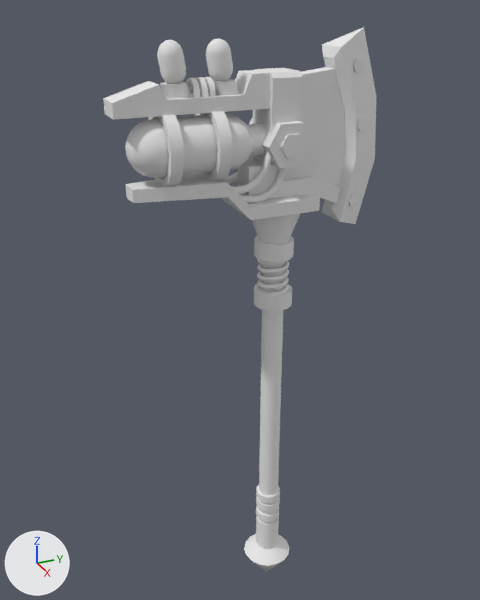
Two versions of the OBJ model RealEngine/assets/models/axe.obj, one commit apart.
Rendered twice from a 50 mm camera at (0.989, -0.508, 0.633) aimed at (-0.049, -0.041, 0.114). The lights are fixed; the arrows at lower left show +X, +Y and +Z. Where no turn or scale is listed for an object, it has been applied to the vertices. Vertices at the same position are counted once.
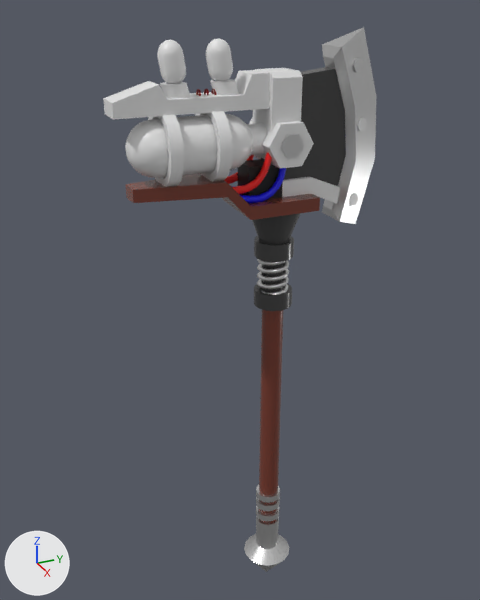
The newer file is also rescaled (x3.313), turned or shifted as a whole; pictures and numbers use the older file's frame.

Location of each change, (x1, y1, x2, y2) in pixels of the pictures (480 x 600 px):
'Куб_Куб.001', surface changed: (322, 27, 376, 224) in both
'Куб.002_Куб.003', recoloured (white to black): (261, 67, 346, 186) in both
'Цилиндр', recoloured: (259, 310, 283, 523) in both
'Куб.005_Куб.006', recoloured: (126, 174, 320, 220) in both
'Цилиндр.001', surface changed: (244, 516, 289, 572) in both
'Цилиндр.027', recoloured (white to black): (252, 213, 300, 292) in both
'Куб.008_Куб.009', recoloured (white to black): (238, 159, 283, 199) in both
'Цилиндр.006', recoloured (white to black): (254, 236, 294, 262) in both
'Цилиндр.005', recoloured (white to black): (254, 284, 292, 311) in both
'Окружность', surface changed: (257, 259, 289, 295) in both
'Цилиндр.004', surface changed: (256, 485, 280, 521) in both
'Цилиндр.017', surface changed: (281, 134, 304, 158) in both
'Цилиндр.023', recoloured, surface changed (white to blue): (240, 168, 286, 203) in both
'Цилиндр.022', recoloured (white to red): (232, 152, 272, 194) in both
'Цилиндр.011_Цилиндр.009', recoloured, surface changed, mesh rescaled: before (186, 78, 200, 98); after (196, 89, 201, 96)
'Цилиндр.016', recoloured, surface changed, mesh rescaled: before (200, 77, 216, 97); after (212, 88, 216, 95)
'Цилиндр.015_Цилиндр.012', recoloured, surface changed, mesh rescaled: before (193, 77, 208, 97); after (204, 89, 209, 95)
'Цилиндр.018', surface changed: (353, 58, 364, 72) in both
'Цилиндр.024', recoloured: (224, 155, 254, 184) in both
'Цилиндр.020', surface changed: (349, 193, 358, 206) in both

Patch to the scene script:
```diff
--- a/RealEngine/assets/models/axe.obj.py
+++ b/RealEngine/assets/models/axe.obj.py
@@ mat_материал_003 @@
 mat_материал_003 = principled_material('Материал.003')
-mat_материал_003.base_color = (0.8, 0.8, 0.8)  # white #e7e7e7
+mat_материал_003.base_color = (0.0551, 0.0551, 0.0551)  # black #424242
 mat_материал_003.roughness = 1.0
@@ mat_материал_001 @@
 mat_материал_001 = principled_material('Материал.001')
-mat_материал_001.base_color = (0.8, 0.8, 0.8)  # white #e7e7e7
+mat_материал_001.base_color = (0.188, 0.043, 0.0264)  # dark red #783a2d
 mat_материал_001.roughness = 1.0
@@ mat_материал_009 @@
 mat_материал_009 = principled_material('Материал.009')
-mat_материал_009.base_color = (0.8, 0.8, 0.8)  # white #e7e7e7
+mat_материал_009.base_color = (0.0, 0.0, 0.0)  # black #000000
 mat_материал_009.roughness = 1.0
@@ mat_материал_004 @@
 mat_материал_004.base_color = (0.8, 0.8, 0.8)  # white #e7e7e7
-mat_материал_004.roughness = 1.0
+mat_материал_004.roughness = 0.28
+mat_материал_004.metallic = 1.0
@@ mat_материал_006 @@
 mat_материал_006 = principled_material('Материал.006')
-mat_материал_006.base_color = (0.8, 0.8, 0.8)  # white #e7e7e7
+mat_материал_006.base_color = (0.222, 0.00405, 0.00405)  # red #820d0d
 mat_материал_006.roughness = 1.0
+mat_материал_006.metallic = 1.0
@@ mat_материал_007 @@
 mat_материал_007 = principled_material('Материал.007')
-mat_материал_007.base_color = (0.8, 0.8, 0.8)  # white #e7e7e7
+mat_материал_007.base_color = (0.8, 0.00138, 0.0)  # red #e70500
 mat_материал_007.roughness = 1.0
@@ mat_материал_008 @@
 mat_материал_008 = principled_material('Материал.008')
-mat_материал_008.base_color = (0.8, 0.8, 0.8)  # white #e7e7e7
-mat_материал_008.roughness = 1.0
+mat_материал_008.base_color = (0.00116, 0.0, 0.8)  # blue #0400e7
+mat_материал_008.roughness = 0.526
@@ me_цилиндр_011_цилиндр_009 @@
 me_цилиндр_011_цилиндр_009.from_pydata(...)  # 44 vertices, 42 faces; spans x -0.0213..0.0213, y -0.1465..-0.1377, z 0.4881..0.5208
 # used by ob_цилиндр_011_цилиндр_009; location = (0.0, 0.0, 0.0)
+# me_цилиндр_011_цилиндр_009 part 1: the whole mesh is scaled about its middle by 0.302, then moved by (0.0, 0.0099, -0.0056)
 me_цилиндр_011_цилиндр_009.materials.append(mat_материал_006)
@@ me_цилиндр_015_цилиндр_012 @@
 me_цилиндр_015_цилиндр_012.from_pydata(...)  # 44 vertices, 42 faces; spans x -0.0213..0.0213, y -0.1337..-0.1248, z 0.4881..0.5208
 # used by ob_цилиндр_015_цилиндр_012; location = (0.0, 0.0, 0.0)
+# me_цилиндр_015_цилиндр_012 part 2: the whole mesh is scaled about its middle by 0.302, then moved by (0.0, 0.0099, -0.0056)
 me_цилиндр_015_цилиндр_012.materials.append(mat_материал_006)
@@ me_цилиндр_016 @@
 me_цилиндр_016.from_pydata(...)  # 44 vertices, 42 faces; spans x -0.0213..0.0213, y -0.1214..-0.1126, z 0.4881..0.5208
 # used by ob_цилиндр_016; location = (0.0, 0.0, 0.0)
+# me_цилиндр_016 part 3: the whole mesh is scaled about its middle by 0.302, then moved by (0.0, 0.0099, -0.0056)
 me_цилиндр_016.materials.append(mat_материал_006)
```
